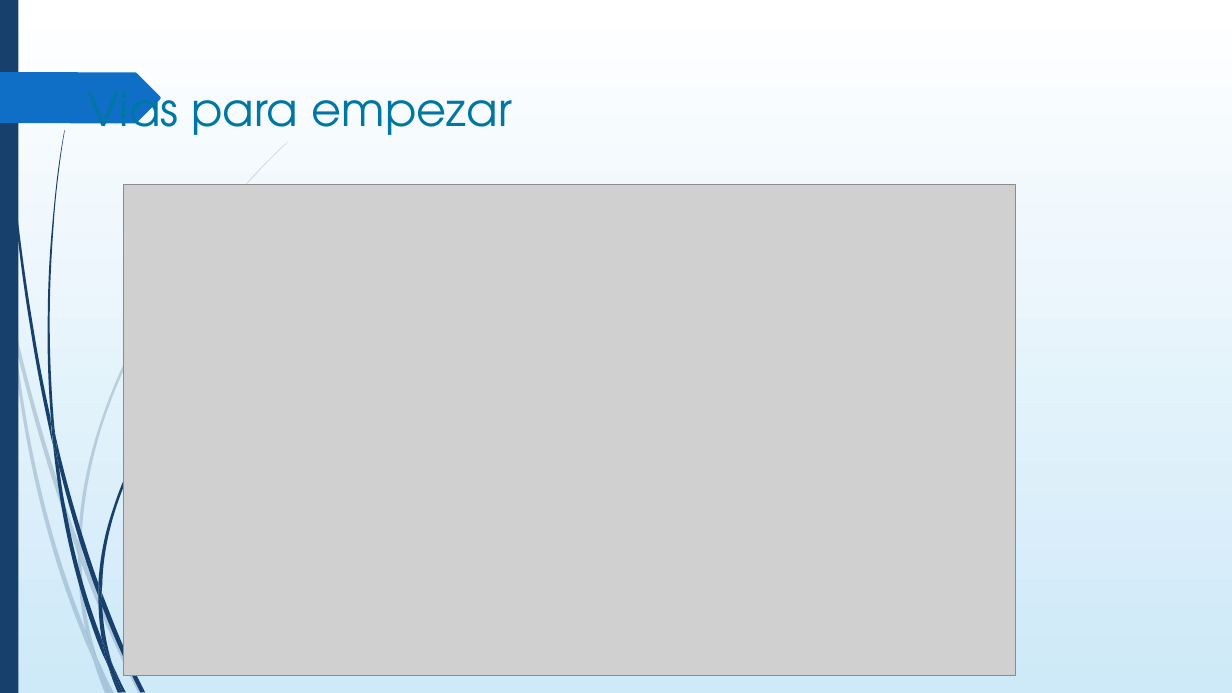
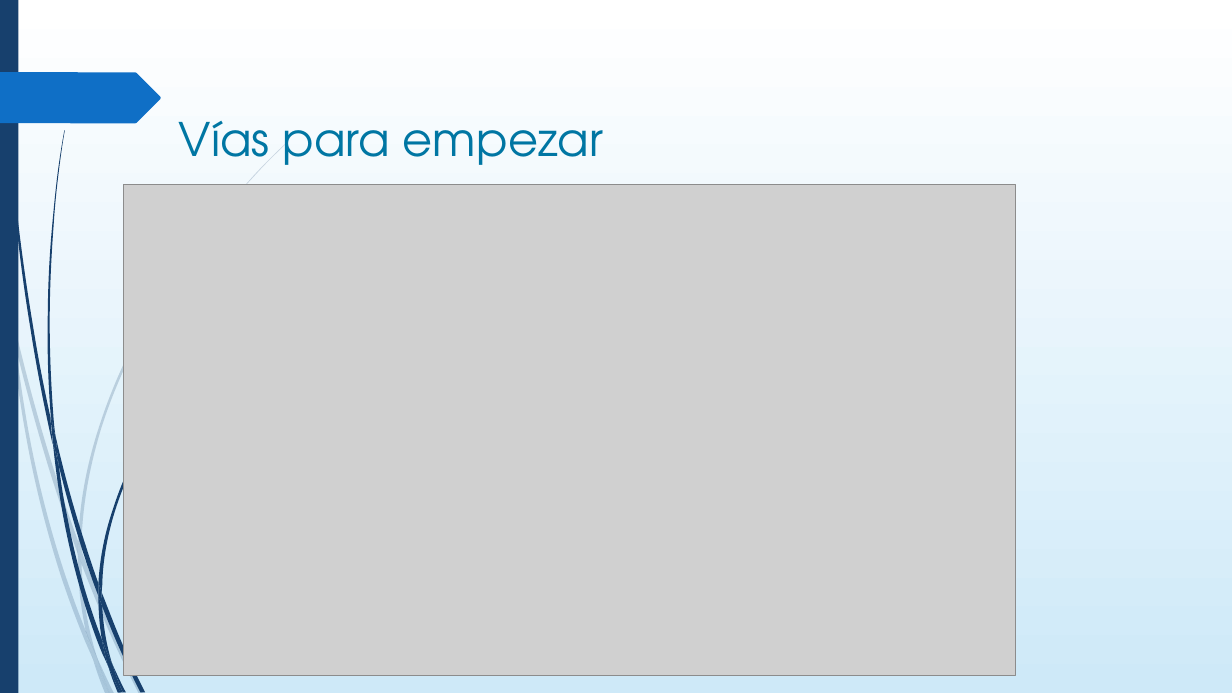
Before and after one commit to ivansoriasolis/ISII-20151-CardenasNavarro2, a slide deck: slide 3 of documentos/PresentacionEnergia.pptx. Drawn at 1232x693 pixels with LibreOffice and Linux fonts; fonts in the diff are those of the drawing; grey boxes stand for pictures. Boxes give left, top, right and bottom in pixels: in the first picture for what was removed or moved away, otherwise in the second. Text is boxed around its words. In the diff, an @@ line names an element or a change of style, - is before the commit and + after.

```diff
--- a/documentos/PresentacionEnergia.pptx
+++ b/documentos/PresentacionEnergia.pptx
@@ title at [179,121,604,178]: text changed @@
-Vias para empezar
+Vías para empezar
```
Also in this commit, not shown: 1 other slide changed, 3 slides added, 1 slide removed, 17 other files.
